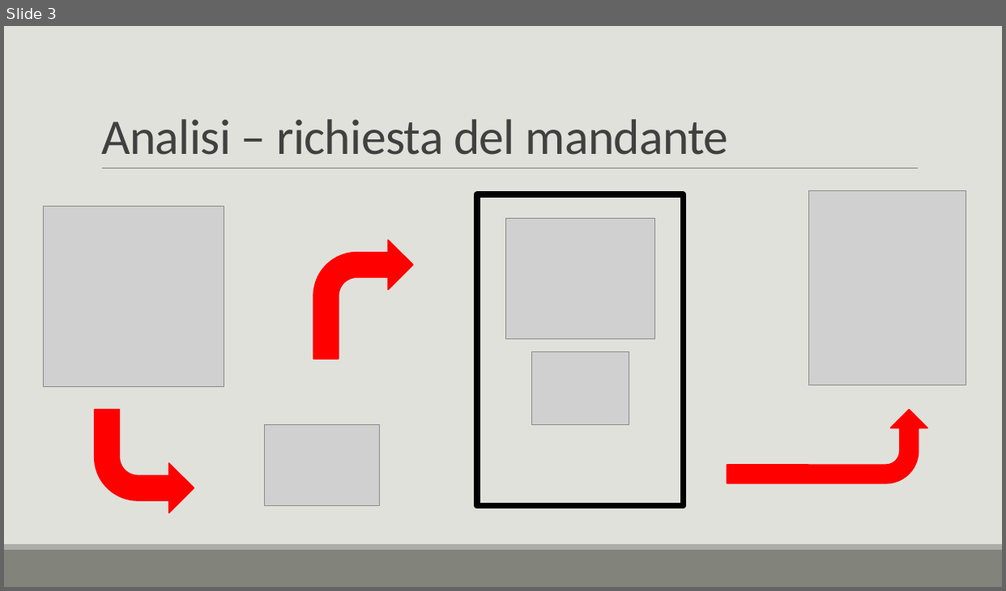
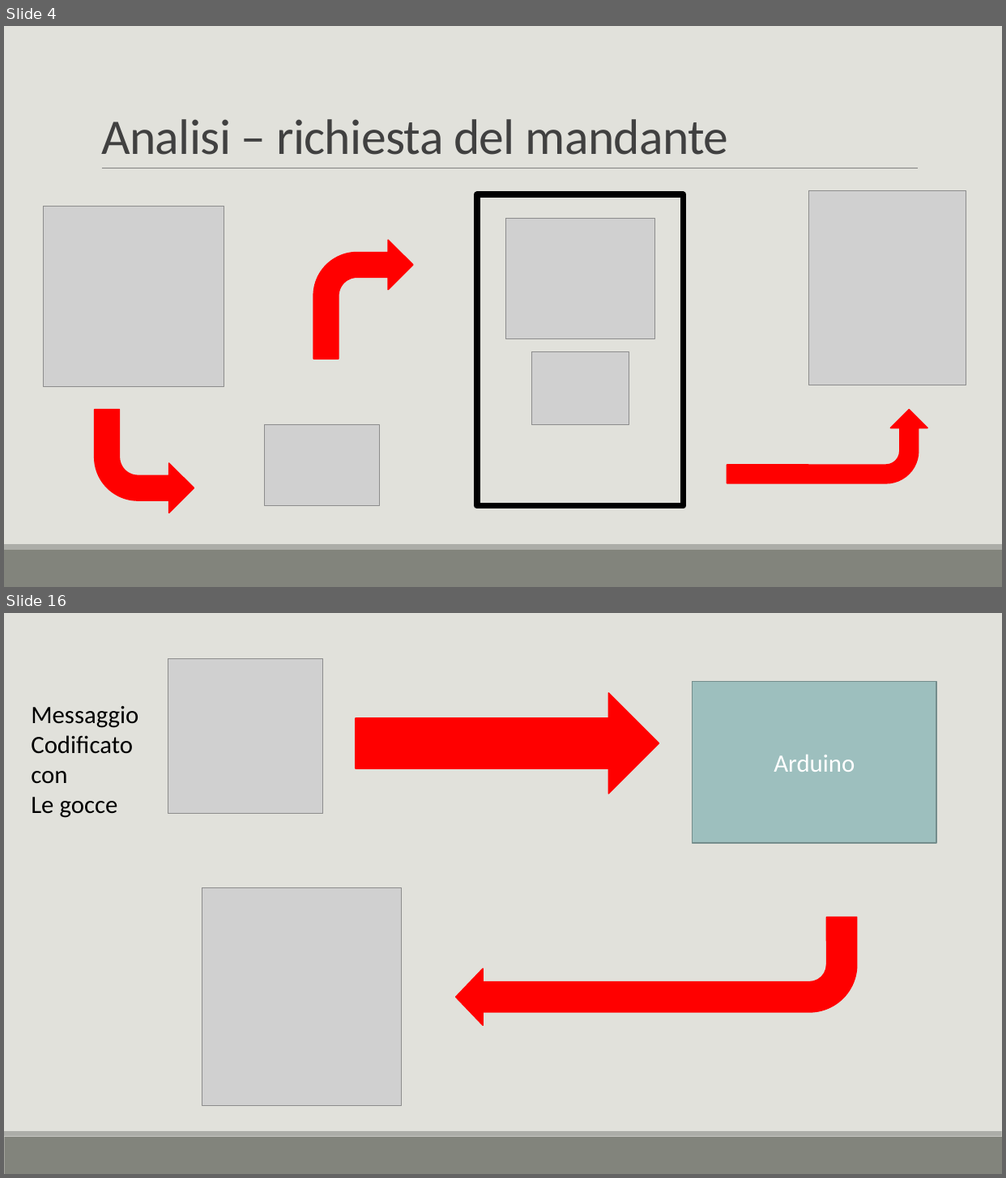
Before and after one commit to DavideSAMT/Progetto_CodiceMorse, a slide deck: Documentazione/Presentazione/CodiceMorse.pptx. Shown one above the other, each under a label of ours: slide 3 before the commit, slides 4 and 16 after it; the slides between them are not shown. The pictures are 1006x591 and 1006x1178 pixels, drawn with LibreOffice and Linux fonts; fonts in the diff are those of the drawing; grey boxes stand for pictures. Boxes give left, top, right and bottom in pixels: in the first picture for what was removed or moved away, otherwise in the second. Text is boxed around its words. In the diff, an @@ line names an element or a change of style, - is before the commit and + after.

```diff
--- a/Documentazione/Presentazione/CodiceMorse.pptx
+++ b/Documentazione/Presentazione/CodiceMorse.pptx
@@ slide 16 added at [4, 613, 1002, 1174], background #E1E1DB; not listed: 2 template elements that a slide beside it also shows @@
@@ picture added at [168, 658, 323, 814] @@
@@ rectangle added at [692, 682, 936, 844], fill #9DBFBE, outline #748D8D 1.25 pt, 24 pt, text #FFFFFF @@
+Arduino
@@ text added at [31, 706, 138, 818], 24 pt, text #000000 @@
+Messaggio
+Codificato con
+Le gocce
@@ right arrow added at [356, 693, 659, 794], fill #FF0000, outline #FF0000 1.25 pt @@
@@ picture added at [202, 888, 402, 1105] @@
@@ bent arrow added at [455, 917, 856, 1025], fill #FF0000, outline #FF0000 1.25 pt @@
@@ what was slide 3 is now slide 4 @@
```
Also in this commit, not shown: 11 slides changed, 20 other slides added, 6 slides removed.
